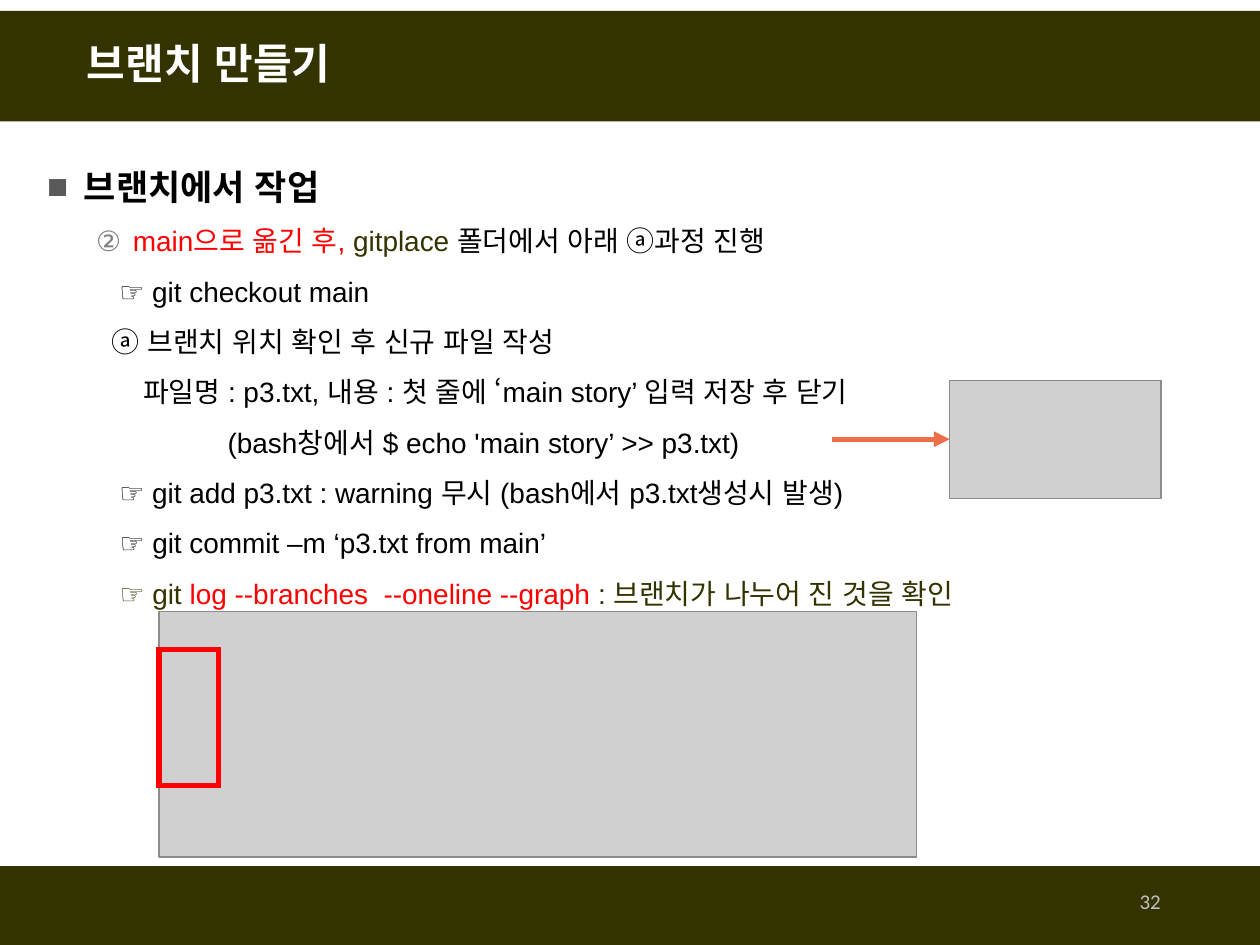
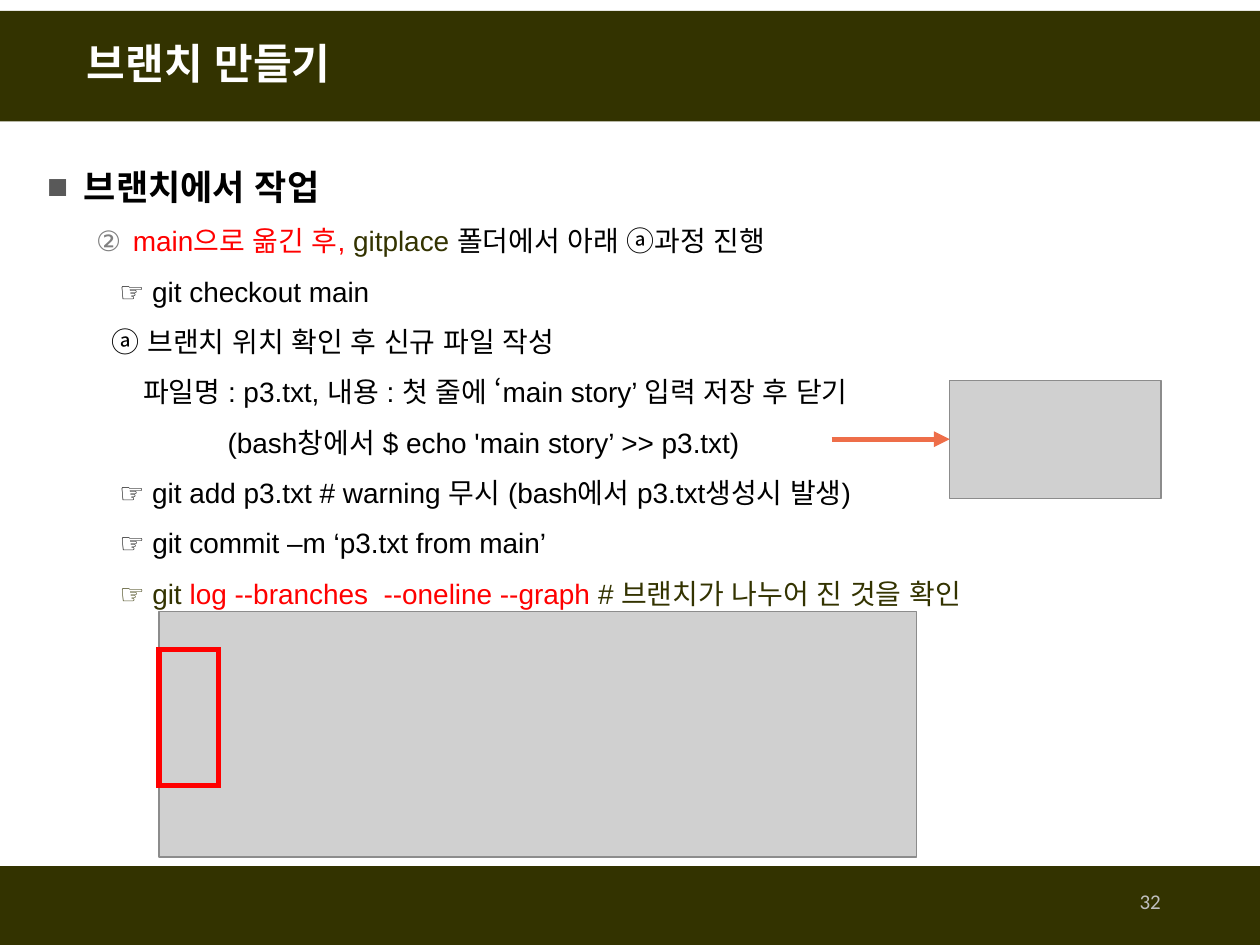
Before and after one commit to fasthill/github-lecture, a slide deck: slide 32 of git및github첫걸음-git사용하기.pptx. Drawn at 1260x945 pixels with LibreOffice and Linux fonts; fonts in the diff are those of the drawing; grey boxes stand for pictures. Boxes give left, top, right and bottom in pixels: in the first picture for what was removed or moved away, otherwise in the second. Text is boxed around its words. In the diff, an @@ line names an element or a change of style, - is before the commit and + after.

```diff
--- a/git및github첫걸음-git사용하기.pptx
+++ b/git및github첫걸음-git사용하기.pptx
@@ text at <box>152,480,851,509</box>: text changed @@
-  ☞ git add p3.txt : warning 무시 (bash에서 p3.txt생성시 발생)
+  ☞ git add p3.txt # warning 무시 (bash에서 p3.txt생성시 발생)
@@ text at <box>152,580,960,612</box>: text changed @@
-  ☞ git log --branches --oneline --graph : 브랜치가 나누어 진 것을 확인
+  ☞ git log --branches --oneline --graph # 브랜치가 나누어 진 것을 확인
```
Also in this commit, not shown: 39 other slides changed, 2 slides added, 1 slide removed.
